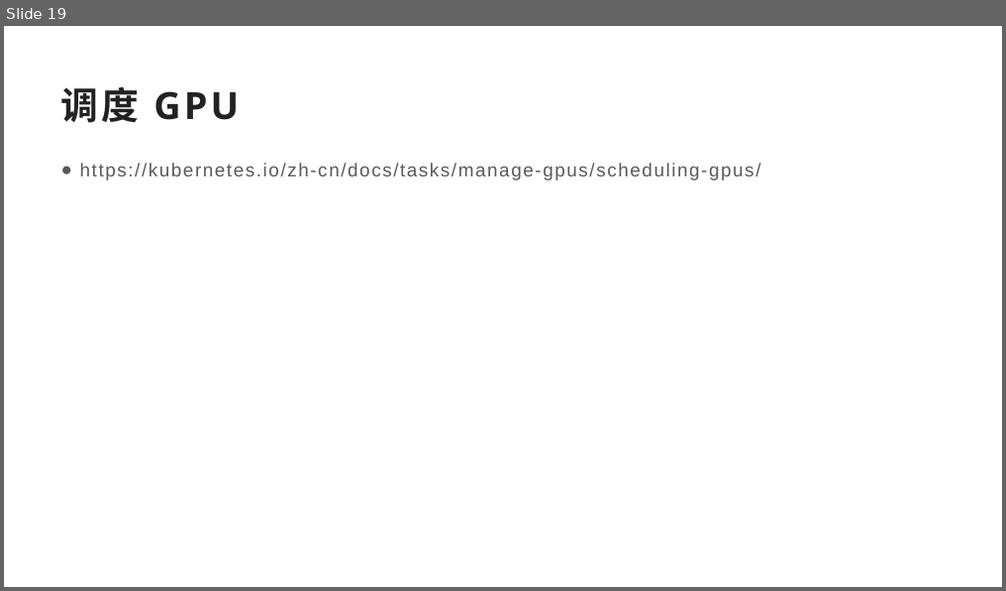
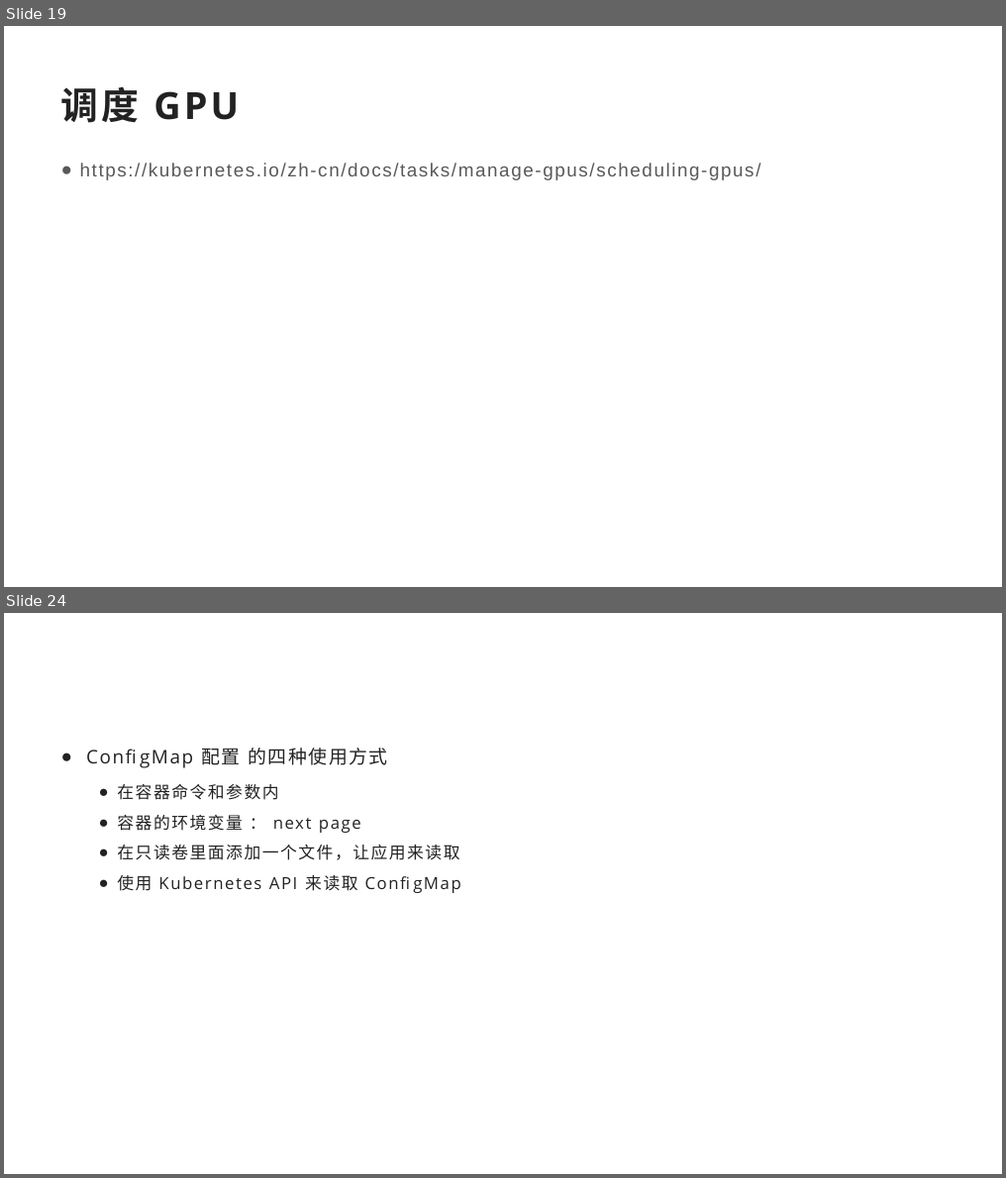
Before and after one commit to myverse/hazelcast-learn, a slide deck: K8S-0413.pptx. Shown one above the other, each under a label of ours: slide 19 before the commit, slides 19 and 24 after it; the slides between them are not shown. The pictures are 1006x591 and 1006x1178 pixels, drawn with LibreOffice and Linux fonts; fonts in the diff are those of the drawing. Boxes give left, top, right and bottom in pixels: in the first picture for what was removed or moved away, otherwise in the second. Text is boxed around its words. In the diff, an @@ line names an element or a change of style, - is before the commit and + after.

```diff
--- a/K8S-0413.pptx
+++ b/K8S-0413.pptx
@@ slide 24 added at bbox=[4, 613, 1002, 1174], background #FFFFFF @@
@@ text added at bbox=[117, 748, 459, 891], 16 pt, text #222222 @@
+● ConfigMap 配置 的四种使用方式
+  ● 在容器命令和参数内
+  ● 容器的环境变量 ： next page
+  ● 在只读卷里面添加一个文件，让应用来读取
+  ● 使用 Kubernetes API 来读取 ConfigMap
```
Also in this commit, not shown: 6 other slides added.
